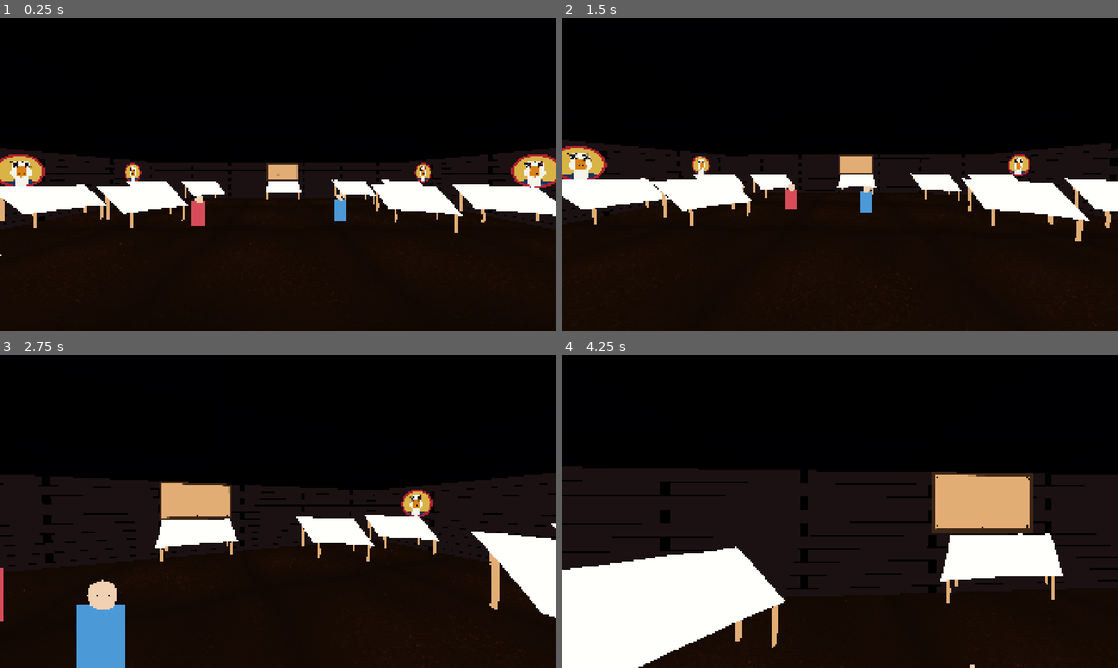
Above: before the commit, frames 1-4 (two rows, left to right).
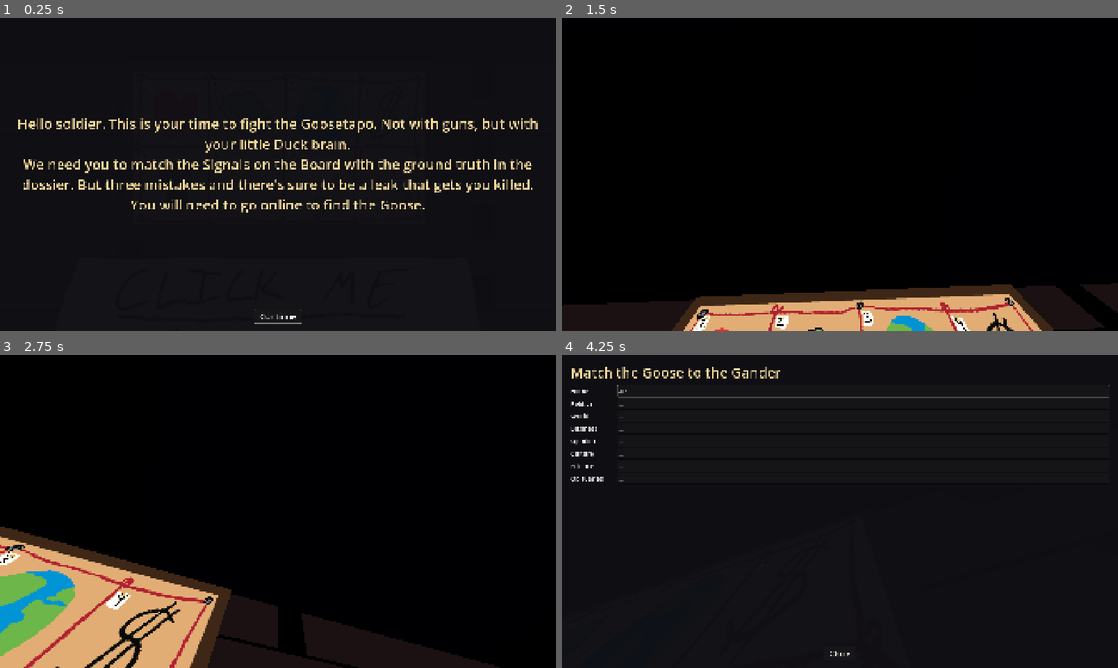
Above: after the commit, the same moments.

Repository: hammeredzombie/propaganda-and-rhetoric
Game: Godot game, scene res://game/scenes/demo.tscn
The game is run twice, just before and just after one commit, with the same random seed, the same clock (stepped at 60 frames per second) and the same inputs.
Inputs (mouse positions are in pixels of both pictures, inside the frame that each line leads up to):
- Up to frame 1 (0.25 s): no input
- Up to frame 2 (1.5 s): click (840, 315) at 0.5 s, where only the run after the commit has a clickable "Continue"; tap Enter (ui_accept) at 1.25 s; move the mouse to (834, 180) at 1.27 s; hold W (move_forward) from 1.28 s (still down); hold E (interact) from 1.28 s (still down); click (834, 180) at 1.42 s
- Up to frame 3 (2.75 s): keep holding W (move_forward); tap Enter (ui_accept) at 1.52, 2.27 s; move the mouse to (316, 514) at 2.02 s; release E (interact) at 2.03 s; tap E (interact) at 2.1 s; click (316, 514) at 2.17 s
- Up to frame 4 (4.25 s): move the mouse to (795, 508) at 2.77 s; hold E (interact) 2.78-3.53 s; click (795, 508) at 2.92 s; move the mouse to (845, 511) at 3.52 s; release W (move_forward) at 3.53 s; hold A (move_left) from 3.53 s (still down); tap E (interact) at 3.6 s; click (845, 511) at 3.67 s; tap Enter (ui_accept) at 3.77 s

The runs differ from the first frame. In frame 1, 12% of the frame differs, in the area x 0-100%, y 32-98%; in frame 2, 29%; in frame 3, 38%, in the area x 0-100%, y 37-100%; in frame 4, 19%.

Commit message:
saving

Diff:
--- /dev/null
+++ b/game/scenes/corkboard_popup.tscn
@@ -0,0 +1,82 @@
+[gd_scene format=3 uid="uid://bca8cec6bntem"]
+
+[ext_resource type="Script" uid="uid://dv5753pyedov8" path="res://game/scripts/corkboard_popup.gd" id="1_popup"]
+
+[sub_resource type="StyleBoxFlat" id="StyleBoxFlat_panel"]
+bg_color = Color(0.06, 0.06, 0.08, 0.96)
+border_width_left = 2
+border_width_top = 2
+border_width_right = 2
+border_width_bottom = 2
+border_color = Color(0.9, 0.85, 0.7, 1)
+corner_radius_top_left = 0
+corner_radius_top_right = 0
+corner_radius_bottom_right = 0
+corner_radius_bottom_left = 0
+
+[node name="CorkboardPopup" type="CanvasLayer" unique_id=1881340809]
+layer = 101
+script = ExtResource("1_popup")
+
+[node name="Root" type="Control" parent="." unique_id=1104722500]
+layout_mode = 3
+anchors_preset = 15
+anchor_right = 1.0
+anchor_bottom = 1.0
+grow_horizontal = 2
+grow_vertical = 2
+mouse_filter = 1
+
+[node name="Dim" type="ColorRect" parent="Root" unique_id=246754239]
+layout_mode = 1
+anchors_preset = 15
+anchor_right = 1.0
+anchor_bottom = 1.0
+grow_horizontal = 2
+grow_vertical = 2
+mouse_filter = 1
+color = Color(0, 0, 0, 0.55)
+
+[node name="Panel" type="PanelContainer" parent="Root" unique_id=1309784558]
+layout_mode = 1
+anchors_preset = 15
+anchor_right = 1.0
+anchor_bottom = 1.0
+grow_horizontal = 2
+grow_vertical = 2
+theme_override_styles/panel = SubResource("StyleBoxFlat_panel")
+
+[node name="Margin" type="MarginContainer" parent="Root/Panel" unique_id=1339127957]
+layout_mode = 2
+theme_override_constants/margin_left = 28
+theme_override_constants/margin_top = 24
+theme_override_constants/margin_right = 28
+theme_override_constants/margin_bottom = 24
+
+[node name="VBox" type="VBoxContainer" parent="Root/Panel/Margin" unique_id=142859266]
+layout_mode = 2
+theme_override_constants/separation = 12
+
+[node name="Title" type="Label" parent="Root/Panel/Margin/VBox" unique_id=1949419422]
+layout_mode = 2
+theme_override_colors/font_color = Color(0.95, 0.85, 0.6, 1)
+theme_override_font_sizes/font_size = 48
+text = "Match the Goose to the Gander"
+
+[node name="Scroll" type="ScrollContainer" parent="Root/Panel/Margin/VBox" unique_id=162026234]
+layout_mode = 2
+size_flags_vertical = 3
+
+[node name="Fields" type="VBoxContainer" parent="Root/Panel/Margin/VBox/Scroll" unique_id=171669141]
+layout_mode = 2
+size_flags_horizontal = 3
+theme_override_constants/separation = 4
+
+[node name="CloseRow" type="HBoxContainer" parent="Root/Panel/Margin/VBox" unique_id=484637318]
+layout_mode = 2
+alignment = 1
+
+[node name="Close" type="Button" parent="Root/Panel/Margin/VBox/CloseRow" unique_id=1426877524]
+layout_mode = 2
+theme_override_font_sizes/font_size = 28
+text = "  Close  "
--- a/game/scenes/demo.tscn
+++ b/game/scenes/demo.tscn
@@ -6,6 +6,7 @@
 [ext_resource type="PackedScene" path="res://game/scenes/table.tscn" id="4_table"]
 [ext_resource type="PackedScene" path="res://game/scenes/table_head_on.tscn" id="5_table_head_on"]
 [ext_resource type="Texture2D" path="res://game/assets/sprites/corkboard.png" id="6_corkboard"]
+[ext_resource type="Script" path="res://game/scripts/corkboard_area.gd" id="7_corkboard_area"]
 
 [sub_resource type="ProceduralSkyMaterial" id="ProceduralSkyMaterial_sky"]
 sky_top_color = Color(0.02, 0.02, 0.05, 1)
@@ -47,6 +48,9 @@
 [sub_resource type="BoxShape3D" id="BoxShape3D_wall_ew"]
 size = Vector3(0.4, 3, 20)
 
+[sub_resource type="BoxShape3D" id="BoxShape3D_corkboard"]
+size = Vector3(2.56, 1.44, 0.2)
+
 [sub_resource type="BoxMesh" id="BoxMesh_wall_ew"]
 size = Vector3(0.4, 3, 20)
 
@@ -121,11 +125,20 @@
 [node name="Corkboard" type="Sprite3D" parent="NavRegion"]
 transform = Transform3D(-1, 0, 0, 0, 1, 0, 0, 0, -1, 0.35, 2.26, -9.76)
 texture = ExtResource("6_corkboard")
+flip_h = true
 pixel_size = 0.0027
 billboard = 0
 shaded = false
 alpha_cut = 1
 
+[node name="CorkboardArea" type="Area3D" parent="NavRegion/Corkboard"]
+collision_layer = 2
+collision_mask = 0
+script = ExtResource("7_corkboard_area")
+
+[node name="CollisionShape3D" type="CollisionShape3D" parent="NavRegion/Corkboard/CorkboardArea"]
+shape = SubResource("BoxShape3D_corkboard")
+
 [node name="Table_W1" parent="NavRegion" unique_id=1951135959 instance=ExtResource("4_table")]
 transform = Transform3D(0, 0, 1, 0, 1, 0, -1, 0, 0, -8.5, 0, 7.5)
 
@@ -175,16 +188,16 @@
 transform = Transform3D(0, 0, -1, 0, 1, 0, 1, 0, 0, 5, 0, -7.5)
 
 [node name="Player" parent="." unique_id=1501870919 instance=ExtResource("2_player")]
-transform = Transform3D(1, 0, 0, 0, 1, 0, 0, 0, 1, 0, 0, 4)
-
-[node name="NPC1" parent="." unique_id=674191367 instance=ExtResource("3_npc")]
+transform = Transform3D(1, 0, 0, 0, 1, 0, 0, 0, 1, 0.35, 0, -8.5)
+
+[node name="Red" parent="." unique_id=674191367 instance=ExtResource("3_npc")]
 transform = Transform3D(1, 0, 0, 0, 1, 0, 0, 0, 1, -3, 0, -2)
-display_name = "Margot"
+npc_color = 0
+display_name = "Red"
 dialogue_line = "You shouldn't be here. The editors are watching."
-sprite_tint = Color(0.85, 0.3, 0.35, 1)
-
-[node name="NPC2" parent="." unique_id=1258735111 instance=ExtResource("3_npc")]
+
+[node name="Blue" parent="." unique_id=1258735111 instance=ExtResource("3_npc")]
 transform = Transform3D(1, 0, 0, 0, 1, 0, 0, 0, 1, 3, 0, -3)
-display_name = "Harlan"
+npc_color = 1
+display_name = "Blue"
 dialogue_line = "I used to write for them. Now I just drift."
-sprite_tint = Color(0.3, 0.6, 0.85, 1)
--- /dev/null
+++ b/game/scenes/game_popup.tscn
@@ -0,0 +1,76 @@
+[gd_scene format=3 uid="uid://tuuil82y6emi"]
+
+[ext_resource type="Script" path="res://game/scripts/game_popup.gd" id="1_gp"]
+
+[sub_resource type="StyleBoxFlat" id="StyleBoxFlat_panel"]
+bg_color = Color(0.06, 0.06, 0.08, 0.96)
+border_width_left = 2
+border_width_top = 2
+border_width_right = 2
+border_width_bottom = 2
+border_color = Color(0.9, 0.85, 0.7, 1)
+corner_radius_top_left = 0
+corner_radius_top_right = 0
+corner_radius_bottom_right = 0
+corner_radius_bottom_left = 0
+
+[node name="GamePopup" type="CanvasLayer"]
+layer = 102
+script = ExtResource("1_gp")
+
+[node name="Root" type="Control" parent="."]
+layout_mode = 3
+anchors_preset = 15
+anchor_right = 1.0
+anchor_bottom = 1.0
+grow_horizontal = 2
+grow_vertical = 2
+mouse_filter = 1
+
+[node name="Dim" type="ColorRect" parent="Root"]
+layout_mode = 1
+anchors_preset = 15
+anchor_right = 1.0
+anchor_bottom = 1.0
+grow_horizontal = 2
+grow_vertical = 2
+mouse_filter = 1
+color = Color(0, 0, 0, 0.55)
+
+[node name="Panel" type="PanelContainer" parent="Root"]
+layout_mode = 1
+anchors_preset = 15
+anchor_right = 1.0
+anchor_bottom = 1.0
+grow_horizontal = 2
+grow_vertical = 2
+theme_override_styles/panel = SubResource("StyleBoxFlat_panel")
+
+[node name="Margin" type="MarginContainer" parent="Root/Panel"]
+layout_mode = 2
+theme_override_constants/margin_left = 28
+theme_override_constants/margin_top = 24
+theme_override_constants/margin_right = 28
+theme_override_constants/margin_bottom = 24
+
+[node name="VBox" type="VBoxContainer" parent="Root/Panel/Margin"]
+layout_mode = 2
+theme_override_constants/separation = 24
+
+[node name="Label" type="Label" parent="Root/Panel/Margin/VBox"]
+layout_mode = 2
+size_flags_vertical = 3
+theme_override_colors/font_color = Color(0.95, 0.85, 0.6, 1)
+theme_override_font_sizes/font_size = 48
+horizontal_alignment = 1
+vertical_alignment = 1
+autowrap_mode = 2
+
+[node name="ButtonRow" type="HBoxContainer" parent="Root/Panel/Margin/VBox"]
+layout_mode = 2
+alignment = 1
+
+[node name="Button" type="Button" parent="Root/Panel/Margin/VBox/ButtonRow"]
+layout_mode = 2
+theme_override_font_sizes/font_size = 28
+text = "  Continue  "
--- a/game/scenes/npc.tscn
+++ b/game/scenes/npc.tscn
@@ -1,10 +1,14 @@
 [gd_scene format=3 uid="uid://dxq1npca"]
 
 [ext_resource type="Script" path="res://game/scripts/npc.gd" id="1_npc"]
+[ext_resource type="Script" path="res://game/scripts/npc_interact_proxy.gd" id="2_proxy"]
 
 [sub_resource type="CapsuleShape3D" id="CapsuleShape3D_n"]
 radius = 0.35
 height = 1.4
+
+[sub_resource type="SphereShape3D" id="SphereShape3D_interact"]
+radius = 1.15
 
 [node name="NPC" type="CharacterBody3D"]
 collision_layer = 2
@@ -15,6 +19,15 @@
 transform = Transform3D(1, 0, 0, 0, 1, 0, 0, 0, 1, 0, 0.7, 0)
 shape = SubResource("CapsuleShape3D_n")
 
+[node name="InteractArea" type="Area3D" parent="."]
+collision_layer = 2
+collision_mask = 0
+script = ExtResource("2_proxy")
+
+[node name="InteractShape" type="CollisionShape3D" parent="InteractArea"]
+transform = Transform3D(1, 0, 0, 0, 1, 0, 0, 0, 1, 0, 0.85, 0)
+shape = SubResource("SphereShape3D_interact")
+
 [node name="Sprite" type="Sprite3D" parent="."]
 transform = Transform3D(1, 0, 0, 0, 1, 0, 0, 0, 1, 0, 0.7, 0)
 pixel_size = 0.02
@@ -22,6 +35,9 @@
 shaded = false
 alpha_cut = 1
 
+[node name="Voice" type="AudioStreamPlayer3D" parent="."]
+max_distance = 18.0
+
 [node name="WaitTimer" type="Timer" parent="."]
 wait_time = 2.0
 one_shot = true
--- a/game/scenes/player.tscn
+++ b/game/scenes/player.tscn
@@ -28,7 +28,7 @@
 
 [node name="InteractRay" type="RayCast3D" parent="Camera"]
 target_position = Vector3(0, 0, -3)
-collision_mask = 3
+collision_mask = 2
 collide_with_areas = true
 
 [node name="HUD" type="CanvasLayer" parent="."]
--- a/game/scenes/table.tscn
+++ b/game/scenes/table.tscn
@@ -11,6 +11,7 @@
 
 [node name="Sprite" type="Sprite3D" parent="."]
 texture = ExtResource("2_tex")
+flip_h = true
 pixel_size = 0.003306452
 billboard = 0
 shaded = false
--- a/game/scenes/table_head_on.tscn
+++ b/game/scenes/table_head_on.tscn
@@ -1,20 +1,33 @@
 [gd_scene format=3 uid="uid://c8k2tablehead"]
 
-[ext_resource type="Script" path="res://game/scripts/table.gd" id="1_table"]
-[ext_resource type="Texture2D" path="res://game/assets/sprites/table-head-on.png" id="2_tex"]
+[ext_resource type="Script" uid="uid://bj831tsv4mjr8" path="res://game/scripts/table.gd" id="1_table"]
+[ext_resource type="Texture2D" uid="uid://cvcovu1nvvj3c" path="res://game/assets/sprites/table-head-on.png" id="2_tex"]
+[ext_resource type="Script" path="res://game/scripts/back_table_link_area.gd" id="3_link_area"]
 
 [sub_resource type="BoxShape3D" id="BoxShape3D_table"]
 size = Vector3(1.2, 0.38, 0.9)
 
-[node name="TableHeadOn" type="StaticBody3D"]
+[sub_resource type="BoxShape3D" id="BoxShape3D_back_area"]
+size = Vector3(2, 1, 0.45)
+
+[node name="TableHeadOn" type="StaticBody3D" unique_id=1391604472]
 script = ExtResource("1_table")
 
-[node name="Sprite" type="Sprite3D" parent="."]
+[node name="Sprite" type="Sprite3D" parent="." unique_id=11636713]
+pixel_size = 0.003306452
+alpha_cut = 1
 texture = ExtResource("2_tex")
-pixel_size = 0.003306452
-billboard = 0
-shaded = false
-alpha_cut = 1
+flip_h = true
 
-[node name="CollisionShape3D" type="CollisionShape3D" parent="."]
+[node name="CollisionShape3D" type="CollisionShape3D" parent="." unique_id=1187285727]
 shape = SubResource("BoxShape3D_table")
+
+[node name="BackTableArea" type="Area3D" parent="." unique_id=2051523378]
+collision_layer = 2
+collision_mask = 0
+script = ExtResource("3_link_area")
+external_url = "https://gander.proper-goose.com"
+transform = Transform3D(1, 0, 0, 0, 1, 0, 0, 0, 1, 0, 0.99844146, -0.047868162)
+
+[node name="CollisionShape3D" type="CollisionShape3D" parent="BackTableArea" unique_id=542117388]
+shape = SubResource("BoxShape3D_back_area")
--- /dev/null
+++ b/game/scripts/back_table_link_area.gd
@@ -0,0 +1,9 @@
+extends Area3D
+
+@export var external_url: String = ""
+
+
+func interact(_who: Node, _hit_point: Vector3 = Vector3.ZERO) -> void:
+	if external_url.is_empty():
+		return
+	OS.shell_open(external_url)
--- /dev/null
+++ b/game/scripts/corkboard_area.gd
@@ -0,0 +1,5 @@
+extends Area3D
+
+
+func interact(_who: Node, _hit_point: Vector3 = Vector3.ZERO) -> void:
+	CorkboardPopup.open_popup()
--- /dev/null
+++ b/game/scripts/corkboard_popup.gd
@@ -0,0 +1,65 @@
+extends CanvasLayer
+
+## Site nav order — matches `src/site/components/Nav.svelte` (`items` array).
+const SECTION_LABELS: PackedStringArray = [
+	"Home",
+	"Politics",
+	"World",
+	"Business",
+	"Opinion",
+	"Culture",
+	"Science",
+	"Obituaries",
+]
+
+signal opened
+signal closed
+
+@onready var root: Control = $Root
+@onready var fields_box: VBoxContainer = $Root/Panel/Margin/VBox/Scroll/Fields
+@onready var close_button: Button = $Root/Panel/Margin/VBox/CloseRow/Close
+
+var line_edits: Array[LineEdit] = []
+
+
+func _ready() -> void:
+	root.visible = false
+	close_button.pressed.connect(_on_close)
+	for label_text in SECTION_LABELS:
+		var row := HBoxContainer.new()
+		row.add_theme_constant_override("separation", 12)
+		var lab := Label.new()
+		lab.text = label_text
+		lab.custom_minimum_size = Vector2(150, 0)
+		lab.vertical_alignment = VERTICAL_ALIGNMENT_CENTER
+		lab.add_theme_font_size_override("font_size", 22)
+		var line := LineEdit.new()
+		line.size_flags_horizontal = Control.SIZE_EXPAND_FILL
+		line.placeholder_text = "…"
+		line.add_theme_font_size_override("font_size", 22)
+		row.add_child(lab)
+		row.add_child(line)
+		fields_box.add_child(row)
+		line_edits.append(line)
+
+
+func open_popup() -> void:
+	root.visible = true
+	if line_edits.size() > 0:
+		line_edits[0].grab_focus()
+	else:
+		close_button.grab_focus()
+	opened.emit()
+
+
+func _on_close() -> void:
+	root.visible = false
+	closed.emit()
+
+
+func _unhandled_input(event: InputEvent) -> void:
+	if not root.visible:
+		return
+	if event.is_action_pressed("ui_cancel"):
+		_on_close()
+		get_viewport().set_input_as_handled()
--- a/game/scripts/demo.gd
+++ b/game/scripts/demo.gd
@@ -32,6 +32,7 @@
 	_apply_placeholder_materials()
 	await get_tree().process_frame
 	nav_region.bake_navigation_mesh()
+	GamePopup.show_start()
 
 
 func _spawn_wall_posters() -> void:
--- /dev/null
+++ b/game/scripts/game_popup.gd
@@ -0,0 +1,50 @@
+extends CanvasLayer
+
+signal started
+signal retried
+
+@onready var root: Control = $Root
+@onready var label: Label = $Root/Panel/Margin/VBox/Label
+@onready var button: Button = $Root/Panel/Margin/VBox/ButtonRow/Button
+
+var _action: StringName = &""
+
+
+func _ready() -> void:
+	root.visible = false
+	button.pressed.connect(_on_button)
+
+
+func show_start() -> void:
+	_action = &"start"
+	label.text = "Hello soldier. This is your time to fight the Goosetapo. Not with guns, but with your little Duck brain.\nWe need you to match the Signals on the Board with the ground truth in the dossier. But three mistakes and there's sure to be a leak that gets you killed.\nYou will need to go online to find the Goose."
+	button.text = "  Continue  "
+	_show()
+
+
+func show_lost() -> void:
+	_action = &"lost"
+	label.text = "Honk! Honk! Honk! You Lost"
+	button.text = "  Retry  "
+	_show()
+
+
+func show_win() -> void:
+	_action = &"win"
+	label.text = "The End"
+	button.text = "  Retry  "
+	_show()
+
+
+func _show() -> void:
+	root.visible = true
+	button.grab_focus()
+
+
+func _on_button() -> void:
+	root.visible = false
+	if _action == &"start":
+		started.emit()
+	else:
+		retried.emit()
+		get_tree().reload_current_scene()
--- a/game/scripts/npc.gd
+++ b/game/scripts/npc.gd
@@ -1,5 +1,7 @@
 class_name NPC
 extends CharacterBody3D
+
+enum NpcColor { RED, BLUE }
 
 ## Random-wandering billboard NPC. Assign a Texture2D in the Inspector for the
 ## sprite; if none is supplied a placeholder is generated at runtime so the
@@ -9,12 +11,15 @@
 ## and walls are StaticBodies; the capsule slides around them.
 ##
 ## Left-click (via player raycast) shows a short overhead dialogue panel; each
-## NPC alternates the line independently on each click.
-
+## NPC alternates Mommy / Daddy independently on each click. Assign
+## `audio_mommy` and `audio_daddy` per NPC (red and blue use different clips).
+
+@export var npc_color: NpcColor = NpcColor.RED
 @export var display_name: String = "Stranger"
 @export_multiline var dialogue_line: String = "Hello, friend. The air here tastes like tin."
 @export var sprite_texture: Texture2D
-@export var sprite_tint: Color = Color(0.85, 0.25, 0.35)
+@export var audio_mommy: AudioStream
+@export var audio_daddy: AudioStream
 
 @export var move_speed: float = 1.8
 @export var wander_radius: float = 6.0
@@ -26,9 +31,12 @@
 const BUBBLE_DURATION_SEC := 3.0
 const LINE_MOMMY := "\"Mommy...?\""
 const LINE_DADDY := "\"Daddy...?\""
+const TINT_RED := Color(0.85, 0.25, 0.35)
+const TINT_BLUE := Color(0.28, 0.45, 0.88)
 
 @onready var sprite: Sprite3D = $Sprite
 @onready var wait_timer: Timer = $WaitTimer
+@onready var voice: AudioStreamPlayer3D = $Voice
 
 var _home: Vector3
 var _wander_target: Vector3
@@ -45,7 +53,7 @@
 	if sprite_texture:
 		sprite.texture = sprite_texture
 	else:
-		sprite.texture = PlaceholderTexture.make_npc(sprite_tint)
+		sprite.texture = PlaceholderTexture.make_npc(_placeholder_tint())
 	sprite.texture_filter = BaseMaterial3D.TEXTURE_FILTER_NEAREST
 	sprite.pixel_size = 0.02
 	sprite.billboard = BaseMaterial3D.BILLBOARD_ENABLED
@@ -173,21 +181,51 @@
 	_bubble_sprite = spr
 
 
-func interact(_who: Node) -> void:
+func interact(_who: Node, _hit_point: Vector3 = Vector3.ZERO) -> void:
 	_idle = true
 	wait_timer.stop()
 	velocity.x = 0.0
 	velocity.z = 0.0
 
+	if voice.playing:
+		voice.stop()
+	if voice.finished.is_connected(_on_voice_finished):
+		voice.finished.disconnect(_on_voice_finished)
+
 	var line := LINE_MOMMY if _next_line_is_mommy else LINE_DADDY
+	var clip: AudioStream = audio_mommy if _next_line_is_mommy else audio_daddy
 	_next_line_is_mommy = not _next_line_is_mommy
+
 	_bubble_label.text = line
 	_bubble_sprite.visible = true
 	_bubble_timer.stop()
-	_bubble_timer.start()
+
+	if clip:
+		voice.stream = clip
+		voice.play()
+		voice.finished.connect(_on_voice_finished, CONNECT_ONE_SHOT)
+	else:
+		_bubble_timer.wait_time = BUBBLE_DURATION_SEC
+		_bubble_timer.start()
 
 
 func _on_bubble_timeout() -> void:
+	_end_interact_line()
+
+
+func _on_voice_finished() -> void:
+	_end_interact_line()
+
+
+func _end_interact_line() -> void:
 	_bubble_sprite.visible = false
 	_bubble_label.text = ""
 	_start_waiting()
+
+
+func color_key() -> String:
+	return "red" if npc_color == NpcColor.RED else "blue"
+
+
+func _placeholder_tint() -> Color:
+	return TINT_RED if npc_color == NpcColor.RED else TINT_BLUE
--- /dev/null
+++ b/game/scripts/npc_interact_proxy.gd
@@ -0,0 +1,7 @@
+extends Area3D
+## Forwards interact from a larger raycast-only shape to the parent NPC.
+
+func interact(who: Node, hit_point: Vector3 = Vector3.ZERO) -> void:
+	var n := get_parent()
+	if n and n.has_method(&"interact"):
+		n.interact(who, hit_point)
--- a/game/scripts/player.gd
+++ b/game/scripts/player.gd
@@ -16,6 +16,11 @@
 	Input.mouse_mode = Input.MOUSE_MODE_CAPTURED
 	Dialogue.opened.connect(_on_dialogue_opened)
 	Dialogue.closed.connect(_on_dialogue_closed)
+	CorkboardPopup.opened.connect(_on_dialogue_opened)
+	CorkboardPopup.closed.connect(_on_dialogue_closed)
+	GamePopup.started.connect(_on_dialogue_closed)
+	_input_locked = true
+	Input.mouse_mode = Input.MOUSE_MODE_VISIBLE
 	interact_ray.target_position = Vector3(0, 0, -interact_range)
 
 
--- a/project.godot
+++ b/project.godot
@@ -18,6 +18,8 @@
 [autoload]
 
 Dialogue="*res://game/scenes/dialogue.tscn"
+CorkboardPopup="*res://game/scenes/corkboard_popup.tscn"
+GamePopup="*res://game/scenes/game_popup.tscn"
 
 [display]
 
Binary file changed: game/assets/sprites/corkboard.png
Binary file changed: game/assets/sprites/table-head-on.png
Not shown, added: game/scripts/back_table_link_area.gd.uid
Not shown, added: game/scripts/corkboard_area.gd.uid
Not shown, added: game/scripts/corkboard_popup.gd.uid
Not shown, added: game/scripts/game_popup.gd.uid
Not shown, added: game/scripts/npc_interact_proxy.gd.uid
